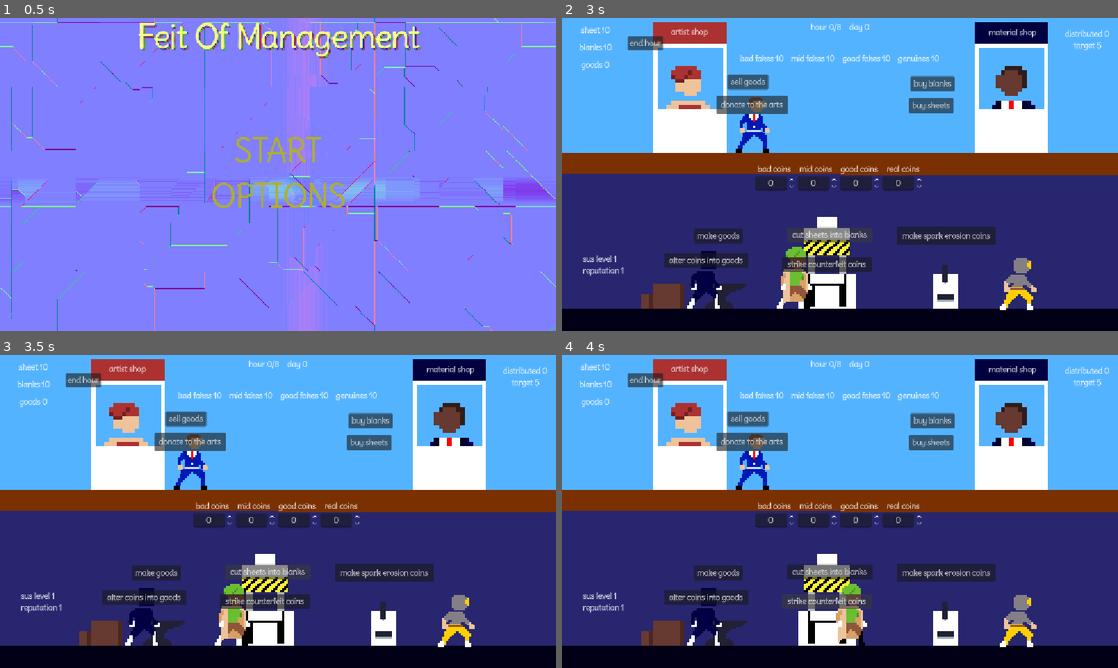
Above: before the commit, frames 1-4 (two rows, left to right).
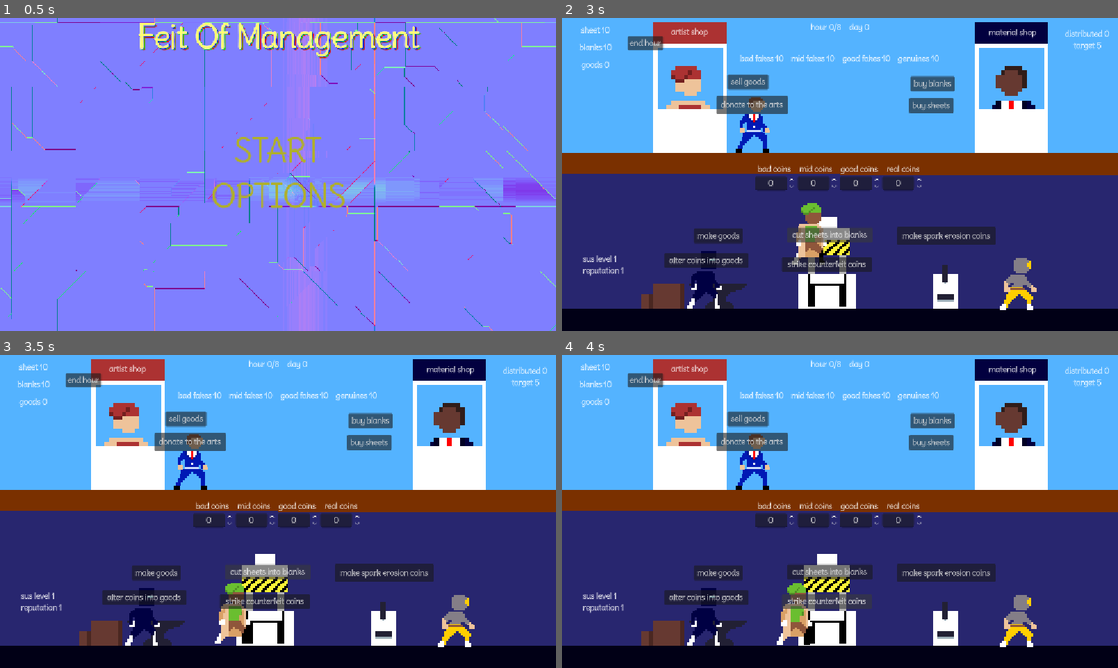
Above: after the commit, the same moments.

Repository: FreeformWave544/FeitOfManagement
Game: Godot game, scene res://UI/MainMenu.tscn
Two runs of this game, one before a commit and one after it. Both use one fixed random seed, a clock stepped at 60 frames per second and the inputs below. Sound files missing from this copy of the repository are replaced by a short silence.
Inputs (mouse positions are in pixels of both pictures, inside the frame that each line leads up to):
- Up to frame 1 (0.5 s): no input
- Up to frame 2 (3 s): click "START" at 0.5 s; click (851, 121) at 1.25 s; click "donate to the arts" at 2 s; click "cut sheets into blanks" at 2.75 s
- Up to frame 3 (3.5 s): no input
- Up to frame 4 (4 s): click "strike counterfeit coins" at 3.5 s

Frame 1 is identical in both runs. In frame 2, 1.4% of the frame differs, in the area x 38-48%, y 59-93%; in frame 3, 0.3%; in frame 4, 1.4%.

Commit message:
I touched some things🤭

Diff:
--- a/Scenes/main.gd
+++ b/Scenes/main.gd
@@ -3,7 +3,8 @@
 func nothing():
 	pass
 
-
+func _ready() -> void:
+	_update_UI()
 
 @onready var leader: Node2D = $leader
 @onready var blacksmith: Node2D = $blacksmith
@@ -17,11 +18,11 @@
 
 var char :int = 0
 var character_actions = {
-	1:nothing(),
-	2:nothing(),
-	3:nothing(),
-	4:nothing(),
-	5:nothing()
+	1:_update_UI,
+	2:_update_UI,
+	3:_update_UI,
+	4:_update_UI,
+	5:_update_UI
 }
 
 
@@ -49,11 +50,13 @@
 func cutting_sheets():
 	sheets -= 10
 	blanks += 10
+	_update_UI()
 
 
 func strike_counterfeit_coins():
 	blanks -= 10
 	coins["cQ3"] += 10
+	_update_UI()
 
 
 
@@ -61,6 +64,7 @@
 func edm_counterfeit_coins():
 	blanks -= 20
 	coins["cQ2"] += 20
+	_update_UI()
 
 
 
@@ -70,11 +74,13 @@
 func alter_coins():
 	coins["genuine"] -= 5
 	goods += 1
+	_update_UI()
 
 
 func make_goods():
 	sheets -= 10
 	goods += 1
+	_update_UI()
 
 
 
@@ -90,24 +96,28 @@
 	usedc = value
 	if value != usedc:
 		value = usedc
+	_update_UI()
 
 
 func _on_mid_coins_value_changed(value: float) -> void:
 	usedcc = value
 	if value != usedcc:
 		value = usedcc
+	_update_UI()
 
 
 func _on_good_coins_value_changed(value: float) -> void:
 	usedccc = value
 	if value != usedccc:
 		value = usedccc
+	_update_UI()
 
 
 func _on_genuine_coins_value_changed(value: float) -> void:
 	usedg = value
 	if value != usedg:
 		value = usedg
+	_update_UI()
 
 var _usedg := 0
 var usedg:
@@ -153,7 +163,7 @@
 	var fake_value = take_c1 * 1.5 + take_c2 * 1.0 + take_c3 * 0.5
 	var risk = clamp((fake_value * exp - take_g) / price, 0.0, 1.0)
 	if randf() < risk: sus += 1
-	#money -= price
+	_update_UI()
 
 
 
@@ -166,29 +176,22 @@
 func donate():
 	coins["genuine"] -= 50
 	sus -= 1
+	_update_UI()
 
 func sell_goods():
 	goods -= 3
 	coins["genuine"] += 10 + rep
 	distributedC += 5 + rep
-
-
-
-
-
-func _ready() -> void:
-	pass
-
-
-
-@onready var char_label: Label = $"debug labels/char label"
-
-@onready var actions_label: Label = $"debug labels/actions label"
-@onready var leader_action: Label = $"debug labels/leader action"
-@onready var black_smith_action: Label = $"debug labels/black smith action"
-@onready var artist_action: Label = $"debug labels/artist action"
-@onready var sales_man_action: Label = $"debug labels/sales man action"
-@onready var tech_action: Label = $"debug labels/tech action"
+	_update_UI()
+
+
+#@onready var char_label: Label = $"debug labels/char label"
+#@onready var actions_label: Label = $"debug labels/actions label"
+#@onready var leader_action: Label = $"debug labels/leader action"
+#@onready var black_smith_action: Label = $"debug labels/black smith action"
+#@onready var artist_action: Label = $"debug labels/artist action"
+#@onready var sales_man_action: Label = $"debug labels/sales man action"
+#@onready var tech_action: Label = $"debug labels/tech action"
 @onready var hour: Label = $Stats/Hour
 @onready var days: Label = $Stats/Day
 @onready var distributed: Label = $VBoxContainer2/Distributed
@@ -204,16 +207,14 @@
 @onready var goodslabel: Label = $Materials/goods
 
 
-
-
-func _process(delta: float) -> void:
-	actions_label.text = str(actions)
-	char_label.text = str(char)
-	leader_action.text = str(character_actions[1])
-	black_smith_action.text = str(character_actions[2])
-	artist_action.text = str(character_actions[3])
-	sales_man_action.text = str(character_actions[4])
-	tech_action.text = str(character_actions[5])
+func _update_UI():
+	#actions_label.text = str(actions)
+	#char_label.text = str(char)
+	#leader_action.text = str(character_actions[1])
+	#black_smith_action.text = str(character_actions[2])
+	#artist_action.text = str(character_actions[3])
+	#sales_man_action.text = str(character_actions[4])
+	#tech_action.text = str(character_actions[5])
 
 	hour.text = "hour " + str(tod) + "/8"
 	days.text = "day " + str(day)
@@ -234,11 +235,8 @@
 
 	goodslabel.text = "goods " + str(goods)
 
-
 	target = (day+1) * 5
-	if sus == 5:
-		lose()
-
+	if sus == 5: lose()
 
 	bad_coins.max_value = float(coins["cQ1"])
 	mid_coins.max_value = float(coins["cQ2"])
@@ -254,6 +252,7 @@
 var tod:int = 0 :
 		set (new):
 			tod = clamp(new, 0, 8)
+			_update_UI()
 
 var day:int
 
@@ -272,25 +271,27 @@
 			character_actions[char] = task
 
 	if character == 1:
-		leader.global_position = task_positions[task]
+		while abs(leader.global_position - task_positions[task]) > Vector2(1, 1):
+			leader.global_position = lerp(leader.global_position, task_positions[task], 0.1)
+			await get_tree().process_frame
 	if character == 2:
-		blacksmith.global_position = task_positions[task]
+		while abs(blacksmith.global_position - task_positions[task]) > Vector2(1, 1):
+			blacksmith.global_position = lerp(blacksmith.global_position, task_positions[task], 0.1)
+			await get_tree().process_frame
 	if character == 3:
-		artist.global_position = task_positions[task]
+		while abs(artist.global_position - task_positions[task]) > Vector2(1, 1):
+			artist.global_position = lerp(artist.global_position, task_positions[task], 0.1)
+			await get_tree().process_frame
 	if character == 4:
-		sales_man.global_position = task_positions[task]
+		while abs(sales_man.global_position - task_positions[task]) > Vector2(1, 1):
+			sales_man.global_position = lerp(sales_man.global_position, task_positions[task], 0.1)
+			await get_tree().process_frame
 	if character == 5:
-		tech.global_position = task_positions[task]
-
-
-
-
-
-
-
-
-
-
+		while abs(tech.global_position - task_positions[task]) > Vector2(1, 1):
+			tech.global_position = lerp(tech.global_position, task_positions[task], 0.1)
+			await get_tree().process_frame
+	char = 0
+	_update_UI()
 
 
 var task_positions = {
@@ -309,7 +310,7 @@
 func unassign_task(aray, contras):
 	for item in contras:
 		aray.erase(item)
-	#pass
+	_update_UI()
 
 
 
@@ -326,6 +327,7 @@
 			fade()
 	day += 1
 	distributedC = 0
+	_update_UI()
 
 func time_pass():
 	if tod < 8:
@@ -341,6 +343,7 @@
 	actions = []
 	$Stats/Hour.text = str(tod)
 	add_child(load(["res://Minigame/CoinFlaw.tscn", "res://Minigame/wackamole.tscn"].pick_random()).instantiate())
+	_update_UI()
 
 func fade() -> void:
 	while $FadeBox.color.a <= 0.9:
@@ -348,21 +351,13 @@
 		await get_tree().process_frame
 	$FadeBox.color.a = 1.0
 	await get_tree().create_timer(1.0).timeout
-	#$FadeBox/Label.text = "Day: " + str(day)
+	$FadeBox/Label.text = "Day: " + str(day)
 	await get_tree().create_timer(1.0).timeout
 	$FadeBox/Label.text = ""
 	while $FadeBox.color.a >= 0.1:
 		$FadeBox.color.a = lerp($FadeBox.color.a, 0.0, 0.15)
 		await get_tree().process_frame
 	$FadeBox.color.a = 0.0
-
-
-
-
-
-
-
-
 
 
 var relations := {
@@ -376,30 +371,28 @@
 # 3 is the artist
 func _on_button_pressed() -> void:
 	char = relations["artist"]
+	_update_UI()
 
 
 func _on_blacksmith_button_pressed() -> void:
 	char = relations["blacksmith"]
+	_update_UI()
 
 
 func _on_leader_button_pressed() -> void:
 	char = relations["leader"]
+	_update_UI()
 
 
 
 func _on_salesman_button_pressed() -> void:
 	char = relations["sales_man"]
+	_update_UI()
 
 
 func _on_tech_button_pressed() -> void:
 	char = relations["tech"]
-
-
-
-
-
-
-
+	_update_UI()
 
 var mach_contras = [cutting_sheets,strike_counterfeit_coins]
 var cut_eligs = [5]
